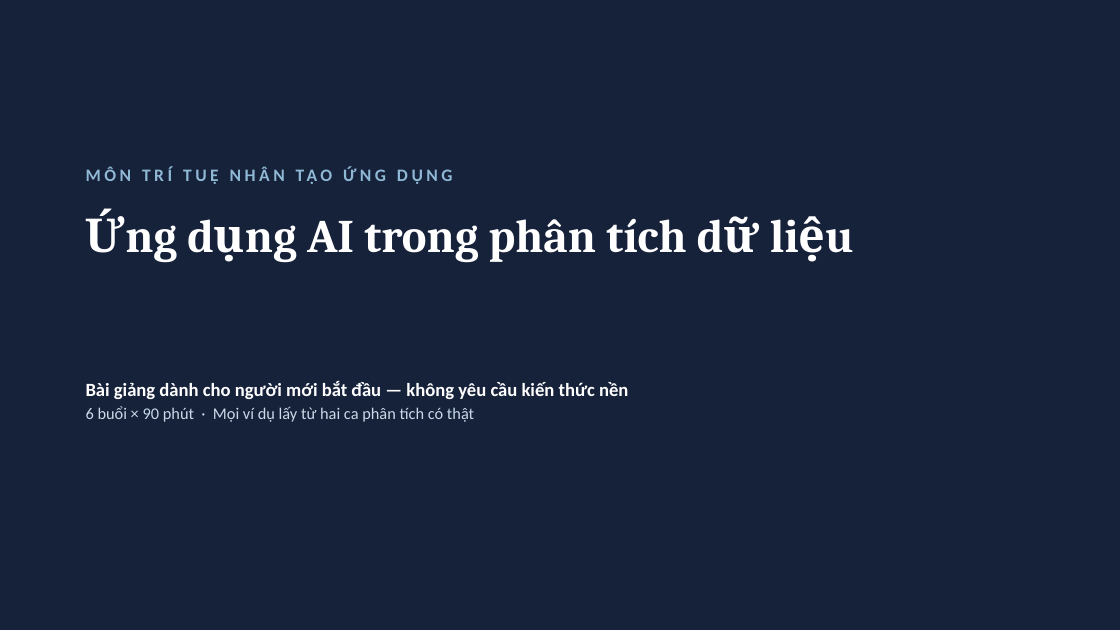
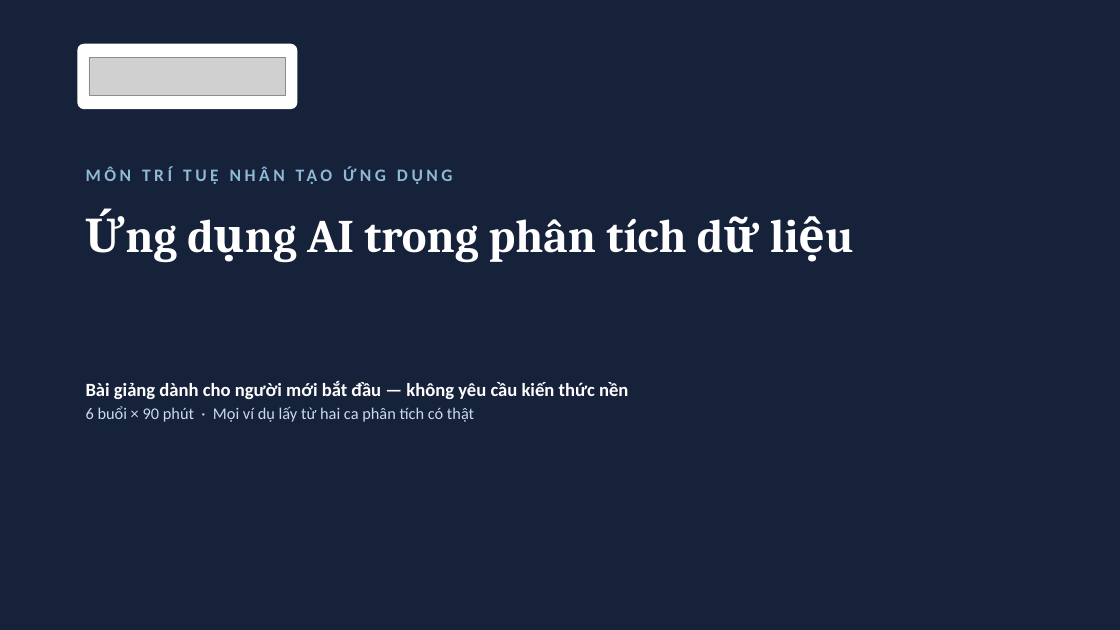
Before and after one commit to BeeSoft-VN/about, a slide deck: slide 1 of TaiLieuGiangDay_UngDungAI/BaiGiang_UngDungAI_PhanTichDuLieu.pptx. Drawn at 1120x630 pixels with LibreOffice and Linux fonts; fonts in the diff are those of the drawing; grey boxes stand for pictures. Boxes give left, top, right and bottom in pixels: in the first picture for what was removed or moved away, otherwise in the second. Text is boxed around its words. In the diff, an @@ line names an element or a change of style, - is before the commit and + after.

```diff
--- a/TaiLieuGiangDay_UngDungAI/BaiGiang_UngDungAI_PhanTichDuLieu.pptx
+++ b/TaiLieuGiangDay_UngDungAI/BaiGiang_UngDungAI_PhanTichDuLieu.pptx
@@ rounded rectangle added at <box>77,44,297,109</box>, fill #FFFFFF @@
@@ picture added at <box>89,57,286,96</box> @@
```
Also in this commit, not shown: 27 other files.
